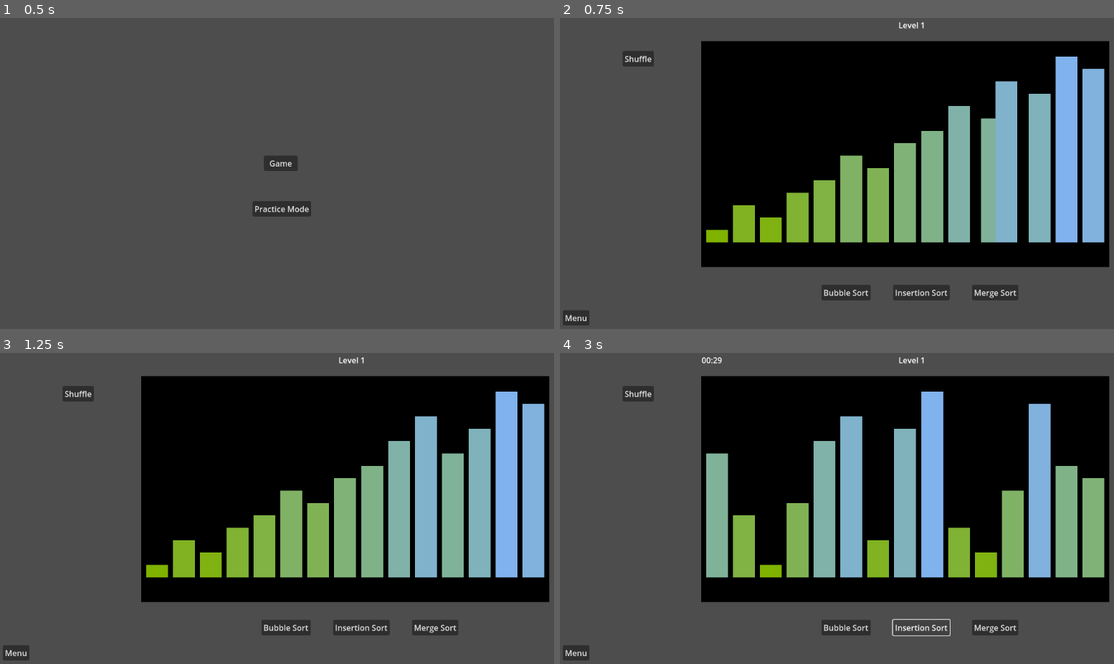
Above: before the commit, frames 1-4 (two rows, left to right).
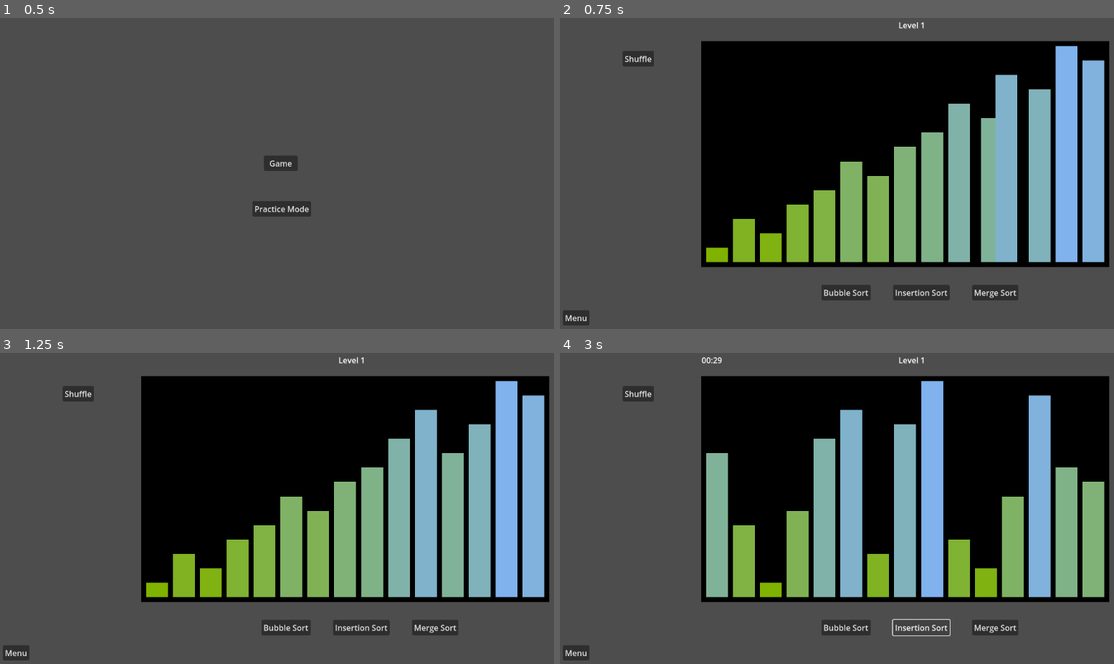
Above: after the commit, the same moments.

Repository: jematson/CS471ChappellChase
Game: Godot game, scene res://scenes/main_menu.tscn
Same seed, same stepped clock (60 frames per second), same inputs: the game is played once before the commit and once after it.
Inputs:
- Up to frame 1 (0.5 s): no input
- Up to frame 2 (0.75 s): click "Game" at 0.5 s
- Up to frame 3 (1.25 s): no input
- Up to frame 4 (3 s): click "Shuffle" at 1.25 s; click "Bubble Sort" at 2 s; click "Insertion Sort" at 2.75 s

Frame 1 is identical in both runs. In frame 2, 5.4% of the frame differs, in the area x 26-99%, y 8-79%; in frame 3, 5.5%; in frame 4, 5.5%.

Commit message:
Add number of stairs to level definition and scale accordingly in display

Diff:
--- a/source/level.gd
+++ b/source/level.gd
@@ -2,7 +2,7 @@
 
 # Level Starting Conditions
 var level_number = 1
-var num_stairs = 15
+#var num_stairs = 15
 var stair_start = []
 var algorithm_options = []
 
@@ -30,7 +30,8 @@
 			"BubbleSortButton",
 			"MergeSortButton",
 			"InsertionSortButton",
-		]
+		],
+		15,
 	],
 	2:
 	[
@@ -55,7 +56,8 @@
 			"BubbleSortButton",
 			"InsertionSortButton",
 			"SelectionSortButton",
-		]
+		],
+		20,
 	]
 }
 
@@ -77,7 +79,7 @@
 	button.merge.connect(executor.call_merge_sort)
 
 	button.button_options(algorithm_options)
-	executor.initialize_stairs(num_stairs, stair_start)
+	executor.initialize_stairs(levels[level_number][2], stair_start)
 
 
 func _on_menu_button_pressed() -> void:
@@ -94,4 +96,4 @@
 	stair_start = levels[level_number][0]
 	algorithm_options = levels[level_number][1]
 	button.button_options(algorithm_options)
-	executor.initialize_stairs(num_stairs, stair_start)
+	executor.initialize_stairs(levels[level_number][2], stair_start)
--- a/source/stair_display.gd
+++ b/source/stair_display.gd
@@ -6,7 +6,7 @@
 @onready var bg_position = background.position
 @onready var bg_height = background.size[1]
 @onready var bg_width = background.size[0]
-@onready var bottom_floor = bg_position[1] + bg_height - 50
+@onready var bottom_floor = bg_position[1] + bg_height - 10
 
 
 func empty():
@@ -24,7 +24,7 @@
 	var blue_increment = 0.0
 	for i in range(num_stairs):
 		var stairx = bg_position[0] + i * (stair_width + 10) + 10
-		var stairh = stair_array[i] * 25
+		var stairh = stair_array[i] * ((bg_height - 20) / num_stairs)
 		var stairy = bottom_floor - stairh
 
 		indices.append(Vector3(i, stairx, stairy))
Not shown: 1 places in scenes/algorithm_menu.tscn that only renumber resources
